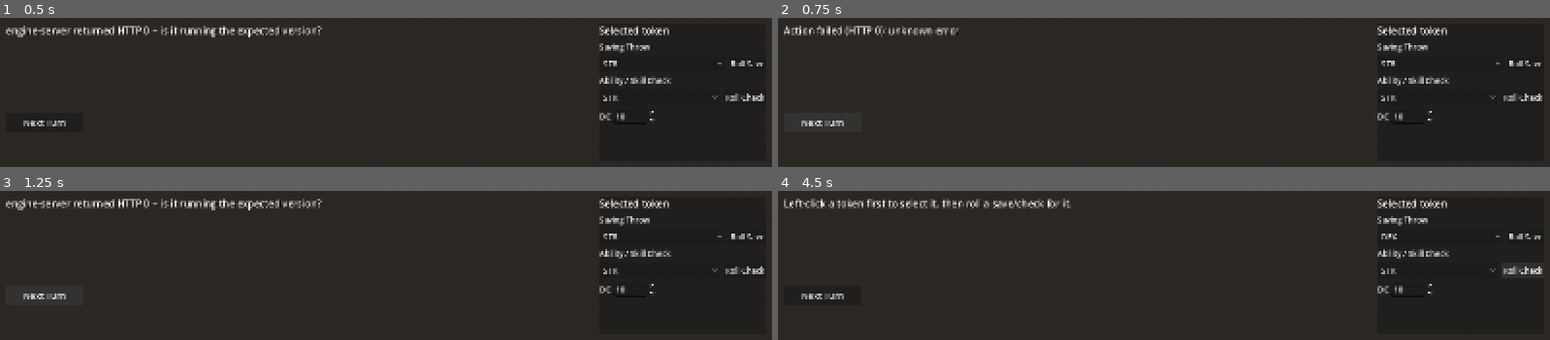
Above: before the commit, frames 1-4 (two rows, left to right).
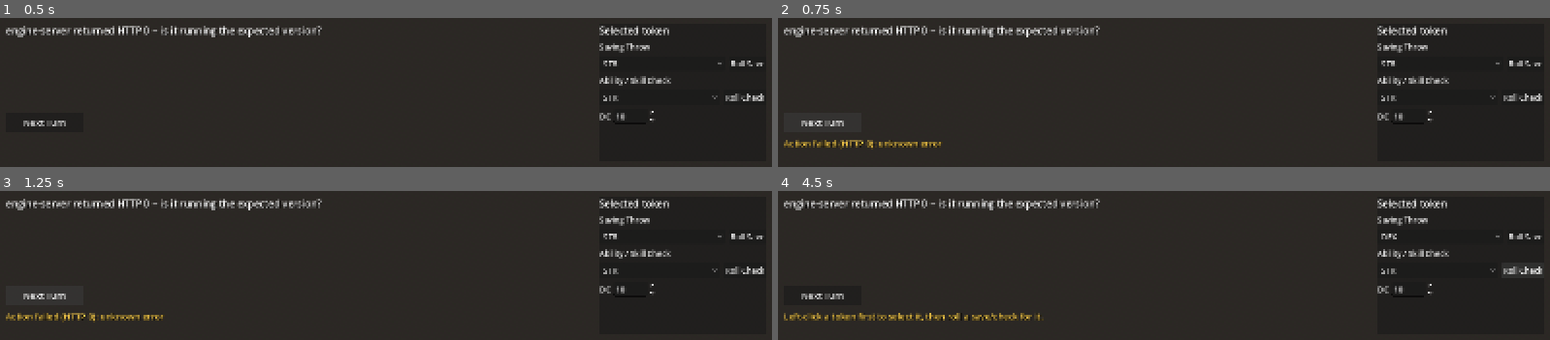
Above: after the commit, the same moments.

Repository: rmcneill2828-art/Campaign-OS-3D
Game: Godot game, scene res://scenes/Main.tscn
The game is run twice, just before and just after one commit, with the same random seed, the same clock (stepped at 60 frames per second) and the same inputs.
Inputs:
- Up to frame 1 (0.5 s): no input
- Up to frame 2 (0.75 s): click "Next Turn" at 0.5 s
- Up to frame 3 (1.25 s): no input
- Up to frame 4 (4.5 s): click "Next Turn" at 1.25 s; click "STR" at 2 s; click "STR" at 2.75 s; click "DEX" at 3.5 s; click "Roll Check" at 4.25 s

Frame 1 is identical in both runs. In frame 2, 2.3% of the frame differs, in the area x 0-42%, y 5-89%; in frame 3, 0.6%; in frame 4, 2.6%, in the area x 0-42%, y 5-88%.

Commit message:
Fix hint messages disappearing almost instantly
Real bug, not bad luck: the "select a token first" hint (and every other
transient message -- failed actions, send errors) shared _status_label with
the ongoing connection/round/log text, which the 1-second poll cycle
overwrites unconditionally. A hint had well under a second to actually be
read before the next poll wiped it.

Added a separate HintLabel + HintTimer (3s, one-shot) in the HUD, and a
_show_hint() helper that owns them. Every one-off "you just tried something"
message (missing selection for checks/saves/attack, action-send failure,
action-failed response) now goes through _show_hint() instead of
_status_label directly, so a poll landing mid-hint can no longer erase it
early. _status_label itself is unchanged -- still the ongoing map/round/log
display, updated every poll as before.

🤖 Generated with [Claude Code](https://claude.com/claude-code)
Co-Authored-By: Claude Sonnet 5 <noreply@anthropic.com>

Diff:
--- a/godot/scenes/Main.tscn
+++ b/godot/scenes/Main.tscn
@@ -74,6 +74,22 @@
 theme_override_font_sizes/font_size = 18
 text = "Next Turn"
 
+[node name="HintLabel" type="Label" parent="HUD"]
+offset_left = 16.0
+offset_top = 250.0
+offset_right = 900.0
+offset_bottom = 300.0
+theme_override_font_sizes/font_size = 18
+theme_override_colors/font_color = Color(1, 0.82, 0.3, 1)
+theme_override_colors/font_shadow_color = Color(0, 0, 0, 0.8)
+theme_override_constants/shadow_offset_x = 1
+theme_override_constants/shadow_offset_y = 1
+autowrap_mode = 2
+
+[node name="HintTimer" type="Timer" parent="HUD"]
+wait_time = 3.0
+one_shot = true
+
 [node name="TokenActionsPanel" type="PanelContainer" parent="HUD"]
 anchor_left = 1.0
 anchor_top = 0.0
--- a/godot/scripts/Main.gd
+++ b/godot/scripts/Main.gd
@@ -42,6 +42,8 @@
 @onready var _action_request: HTTPRequest = $ActionRequest
 @onready var _poll_timer: Timer = $PollTimer
 @onready var _status_label: Label = $HUD/StatusLabel
+@onready var _hint_label: Label = $HUD/HintLabel
+@onready var _hint_timer: Timer = $HUD/HintTimer
 @onready var _next_turn_button: Button = $HUD/NextTurnButton
 @onready var _save_ability_option: OptionButton = $HUD/TokenActionsPanel/TokenActionsList/SaveRow/SaveAbilityOption
 @onready var _roll_save_button: Button = $HUD/TokenActionsPanel/TokenActionsList/SaveRow/RollSaveButton
@@ -72,8 +74,20 @@
 		_check_skill_option.add_item(skill)
 	_roll_save_button.pressed.connect(_on_roll_save_pressed)
 	_roll_check_button.pressed.connect(_on_roll_check_pressed)
+	_hint_timer.timeout.connect(func(): _hint_label.text = "")
 
 	_poll_state()
+
+## For one-off feedback about something the user just tried (a missing
+## selection, a failed action) -- NOT for ongoing status (map/round/log),
+## which stays on _status_label. These used to share one label, and the
+## 1-second poll cycle overwrote a hint almost as soon as it appeared --
+## found by the user trying to read the "select a token first" message and
+## watching it vanish. A separate label with its own timer means a poll
+## landing mid-hint can no longer erase it early.
+func _show_hint(message: String) -> void:
+	_hint_label.text = message
+	_hint_timer.start()
 
 func _poll_state() -> void:
 	var error := _state_request.request(server_base_url + "/state")
@@ -201,7 +215,7 @@
 ## _handle_right_click already uses for the no-attacker-selected case.
 func _require_selected_token() -> bool:
 	if _selected_token_id == "" or not _tokens.has(_selected_token_id):
-		_status_label.text = "Left-click a token first to select it, then roll a save/check for it."
+		_show_hint("Left-click a token first to select it, then roll a save/check for it.")
 		return false
 	return true
 
@@ -251,7 +265,7 @@
 
 func _handle_right_click(screen_pos: Vector2) -> void:
 	if _selected_token_id == "" or not _tokens.has(_selected_token_id):
-		_status_label.text = "Left-click a token to select an attacker first, then right-click a target."
+		_show_hint("Left-click a token to select an attacker first, then right-click a target.")
 		return
 
 	var hit := _raycast_from_screen(screen_pos)
@@ -308,7 +322,7 @@
 	)
 	if error != OK:
 		_action_in_flight = false
-		_status_label.text = "Could not send action to engine-server (error %d)." % error
+		_show_hint("Could not send action to engine-server (error %d)." % error)
 
 func _on_action_response(_result: int, response_code: int, _headers: PackedStringArray, body: PackedByteArray) -> void:
 	_action_in_flight = false
@@ -317,7 +331,7 @@
 		var error_text: String = "unknown error"
 		if typeof(parsed) == TYPE_DICTIONARY and parsed.has("error"):
 			error_text = str(parsed["error"])
-		_status_label.text = "Action failed (HTTP %d): %s" % [response_code, error_text]
+		_show_hint("Action failed (HTTP %d): %s" % [response_code, error_text])
 		return
 	if typeof(parsed) == TYPE_DICTIONARY and parsed.has("state"):
 		_apply_state(parsed["state"])
